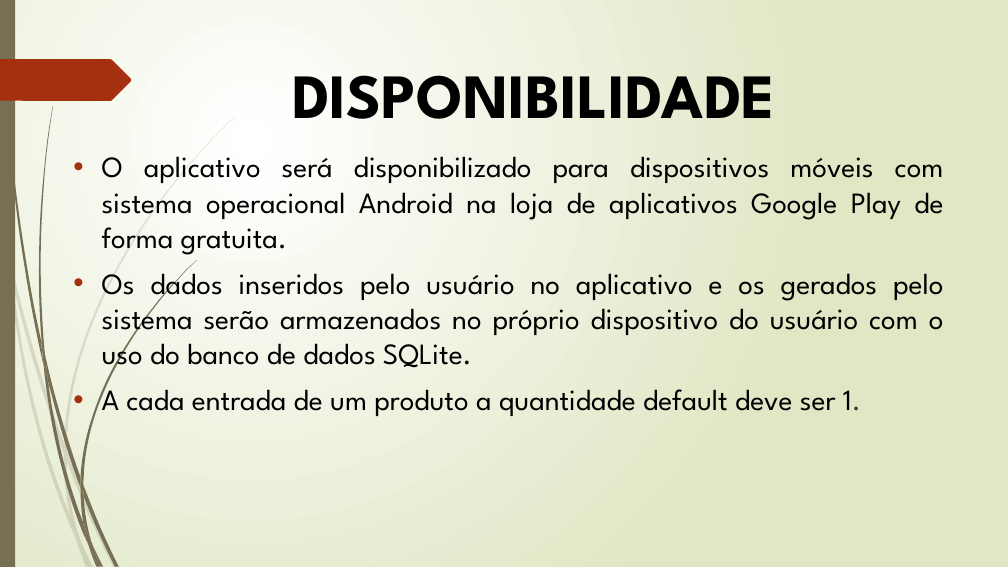
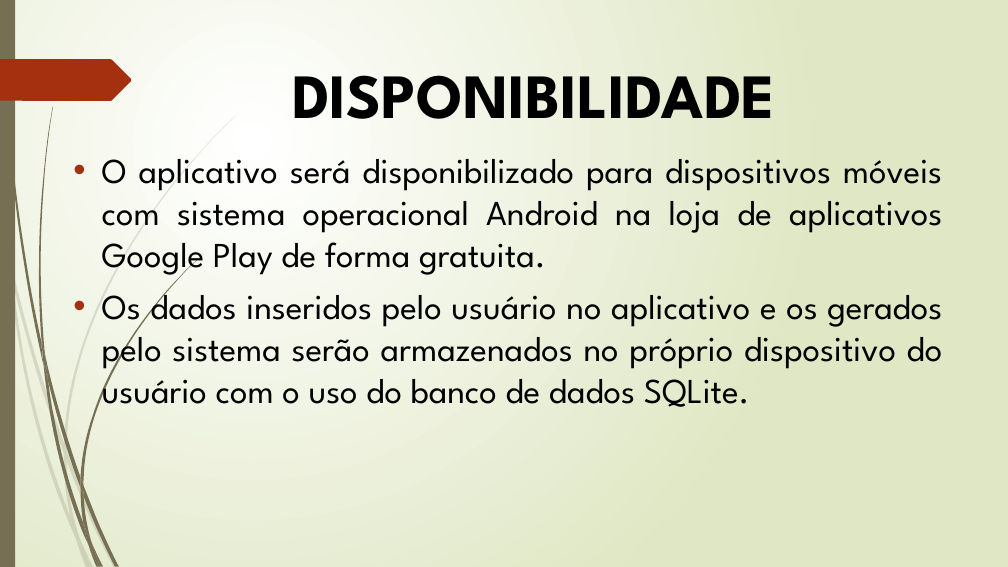
Before and after one commit to FBertanha/Lista-De-Compras, a slide deck: slide 5 of APLICATIVO PARA GERENCIAMENTO DE LISTA DE COMPRAS.pptx. Drawn at 1008x567 pixels with LibreOffice and Linux fonts; fonts in the diff are those of the drawing. Boxes give left, top, right and bottom in pixels: in the first picture for what was removed or moved away, otherwise in the second. Text is boxed around its words. In the diff, an @@ line names an element or a change of style, - is before the commit and + after.

```diff
--- a/APLICATIVO PARA GERENCIAMENTO DE LISTA DE COMPRAS.pptx
+++ b/APLICATIVO PARA GERENCIAMENTO DE LISTA DE COMPRAS.pptx
@@ text "O aplicativo será disponibilizado para ..." at (x1=102, y1=159, x2=943, y2=407): size 28 to 33.3 pt @@
@@ text at (x1=102, y1=381, x2=861, y2=416): paragraph removed @@
-• A cada entrada de um produto a quantidade default deve ser 1.
```
Also in this commit, not shown: 8 other slides changed, 1 slide added.
